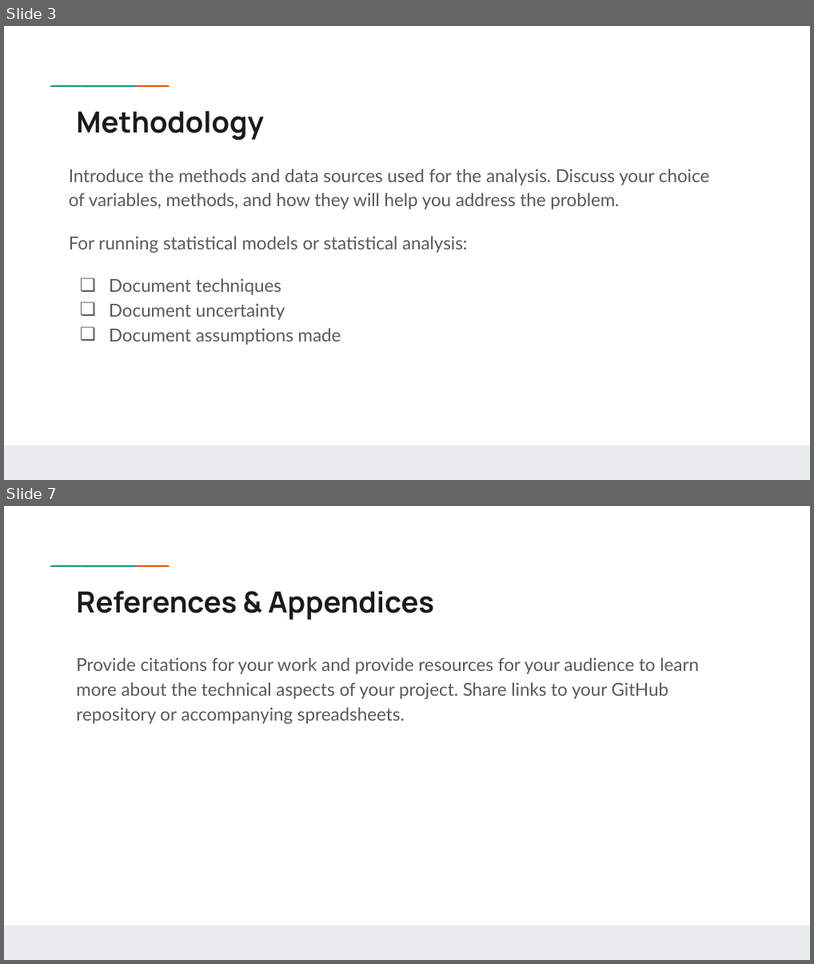
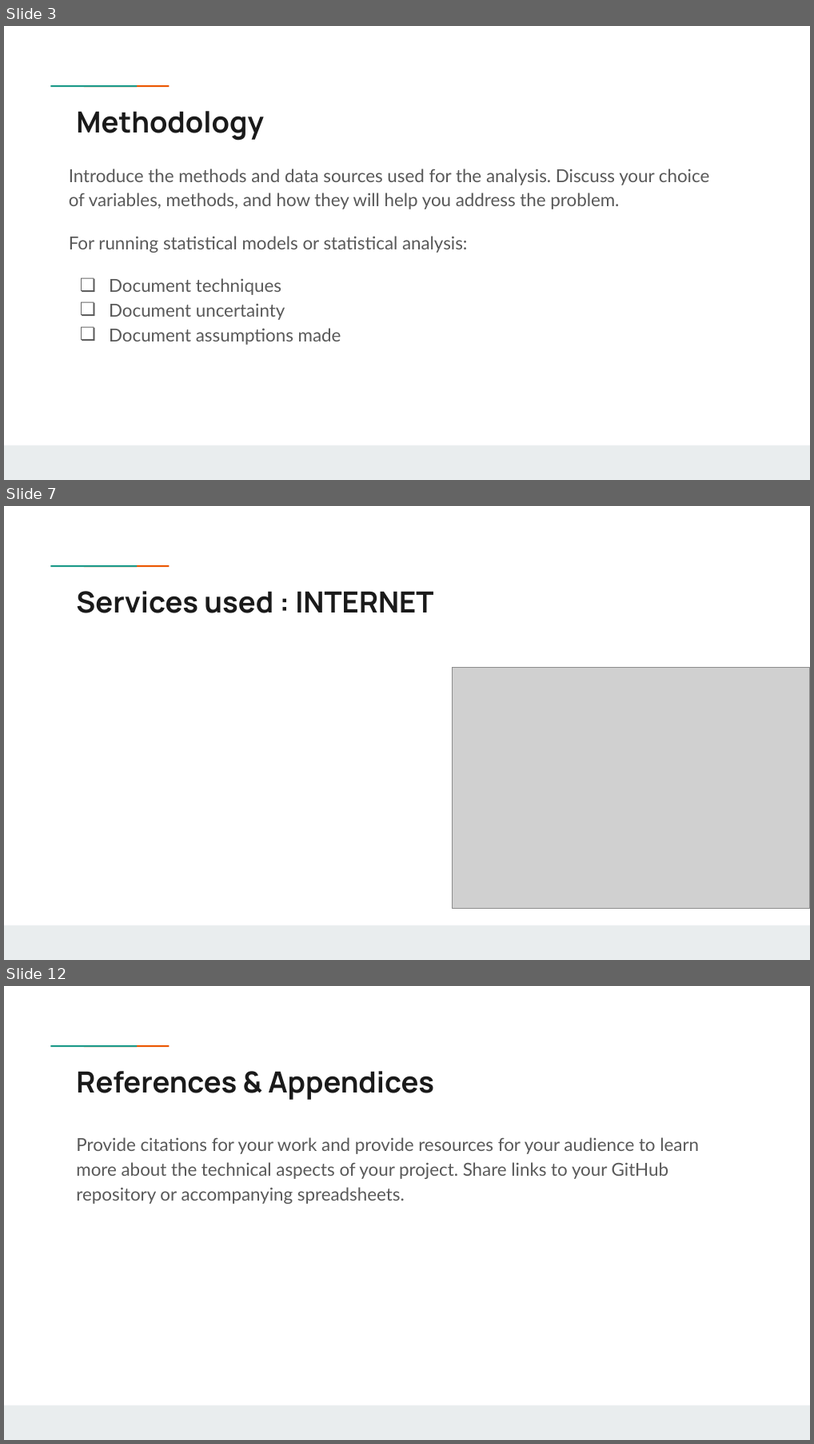
Before and after one commit to Chvava11/Bi_project_customer_churn, a slide deck: Result/Vanessa’s project .pptx. Shown one above the other, each under a label of ours: slides 3 and 7 before the commit, slides 3, 7 and 12 after it; the slides between them are not shown. The pictures are 814x964 and 814x1444 pixels, drawn with LibreOffice and Linux fonts; fonts in the diff are those of the drawing; grey boxes stand for pictures; background and template pictures are left out. Boxes give left, top, right and bottom in pixels: in the first picture for what was removed or moved away, otherwise in the second. Text is boxed around its words. In the diff, an @@ line names an element or a change of style, - is before the commit and + after.

```diff
--- a/Result/Vanessa’s project .pptx
+++ b/Result/Vanessa’s project .pptx
@@ slide 7 added at (x1=4, y1=506, x2=810, y2=960), background #FFFFFF; not listed: 3 template elements that a slide beside it also shows @@
@@ title added at (x1=76, y1=591, x2=434, y2=613), 26 pt, text #1A1A1A, bold @@
+Services used : INTERNET
@@ picture added at (x1=452, y1=668, x2=810, y2=908) @@
@@ what was slide 7 is now slide 12 @@
```
Also in this commit, not shown: 3 slides changed, 5 other slides added, 1 slide removed, 1 other file.
